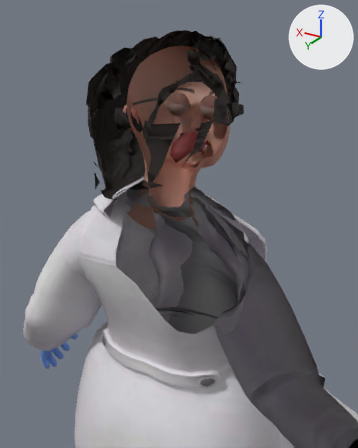
A saved change to the glTF model public/glb/FemaleDoctor2.glb.
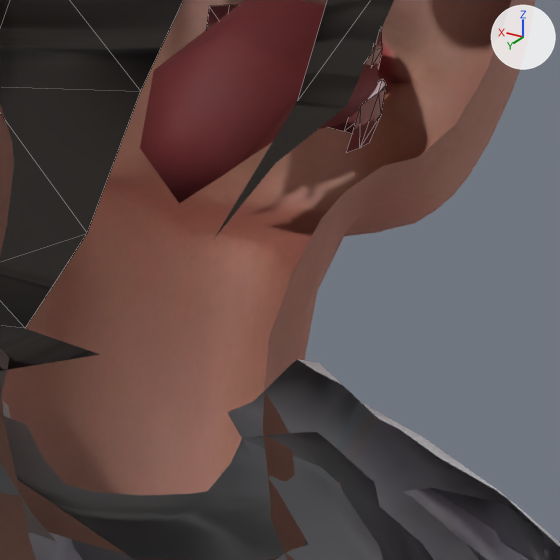
There are two pictures of each version: one from a camera (50 mm lens) standing at (-0.431, 0.667, 1.785) and looking at (-0.007, -0.04, 1.431), one close up on the part from 42% to 65% of the width and 29% to 48% of the height. The lights are fixed; the arrows at upper right show +X, +Y and +Z. The last two pictures show the newer version. The close-ups show mesh edges as thin lines. Everything nearer to the camera than a plane just in front of the edit is cut away. Vertices at exactly the same position are counted once.

The first close-up shows 'Wolf3D_Hair', 'Wolf3D_Head', 'Wolf3D_Outfit_Top', 'Wolf3D_Teeth'.
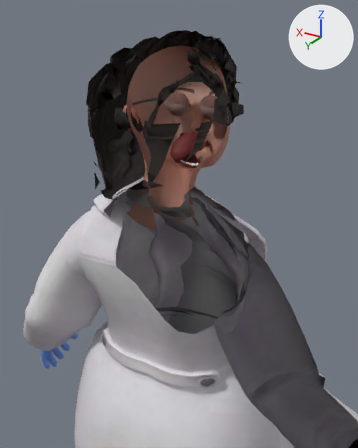
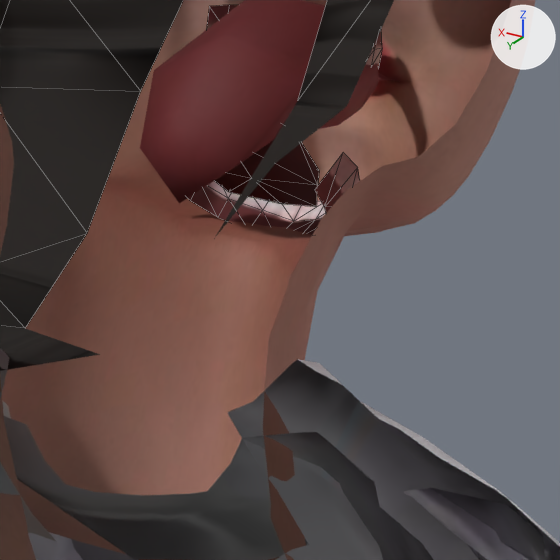
The newer file adds a shape key; the second version is drawn at full value of the shape key 'jawOpen' of 'Wolf3D_Teeth', and the change is written as the vertex moves it makes.

Pixel boxes (x1, y1, x2, y2) of what changed, in the close-ups (560 x 560 px; the box of a moved part takes in the faces that stretch with it):
'Wolf3D_Teeth', reshaped (mostly hidden before): before (206, 5, 386, 153); after (188, 5, 382, 235)
part 1 of me_wolf3d_teeth, moved or reshaped: before (329, 80, 386, 153); after (188, 140, 360, 235)

Diff of the bpy script that builds the scene:
```diff
--- a/public/glb/FemaleDoctor2.glb.py
+++ b/public/glb/FemaleDoctor2.glb.py
@@ me_wolf3d_teeth @@
 # used by ob_wolf3d_teeth; location = (0.0, 0.0, 0.0)
-me_wolf3d_teeth.from_pydata(...)  # 77 vertices, 100 faces; spans x -0.0272..0.0272, y -0.1282..-0.0631, z 1.5466..1.5821
+me_wolf3d_teeth.from_pydata(...)  # 77 vertices, 100 faces; spans x -0.0272..0.0272, y -0.1282..-0.0627, z 1.5206..1.5821
+# me_wolf3d_teeth part 1: 46 of 77 vertices moved; they spanned x -0.0272..0.0272, y -0.126..-0.0631, z 1.5466..1.5707 and now span x -0.0272..0.0272, y -0.108..-0.0627, z 1.5206..1.5695; mean shift (0.0, 0.0156, -0.0203); largest move (0.0, -0.1246, 1.5543) -> (0.0, -0.1025, 1.5232)
 me_wolf3d_teeth.materials.append(mat_wolf3d_teeth)
```
